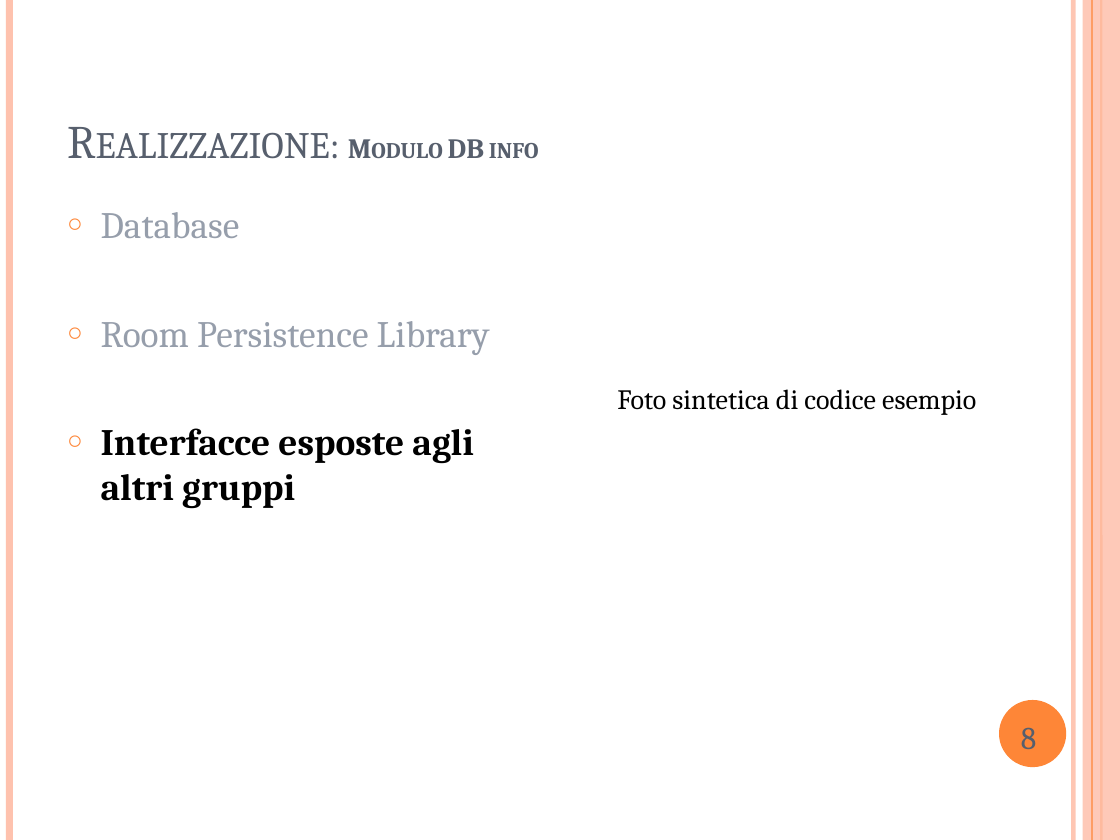
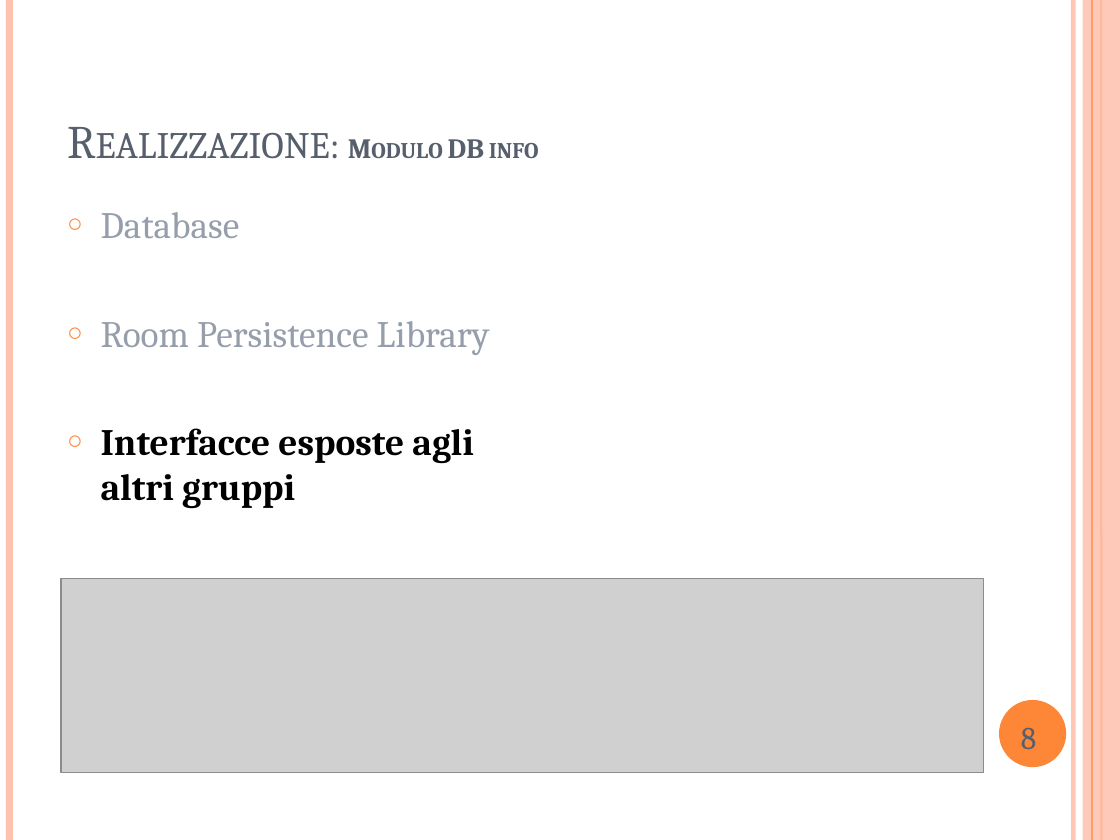
Before and after one commit to StepEla/ingegneria-software, a slide deck: slide 9 of PrototipoCompleto.pptx. Drawn at 1120x840 pixels with LibreOffice and Linux fonts; fonts in the diff are those of the drawing; grey boxes stand for pictures. Boxes give left, top, right and bottom in pixels: in the first picture for what was removed or moved away, otherwise in the second. Text is boxed around its words. In the diff, an @@ line names an element or a change of style, - is before the commit and + after.

Commit message:
Added photos

```diff
--- a/PrototipoCompleto.pptx
+++ b/PrototipoCompleto.pptx
@@ text removed at (x1=617, y1=389, x2=976, y2=415) @@
-Foto sintetica di codice esempio
@@ picture added at (x1=60, y1=579, x2=983, y2=773) @@
```
Also in this commit, not shown: 2 other slides changed.
